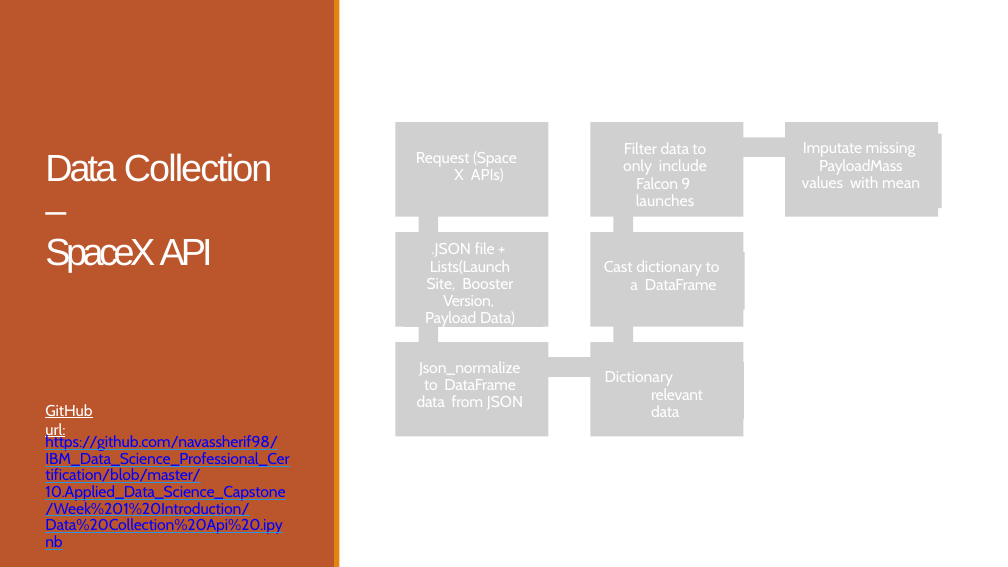
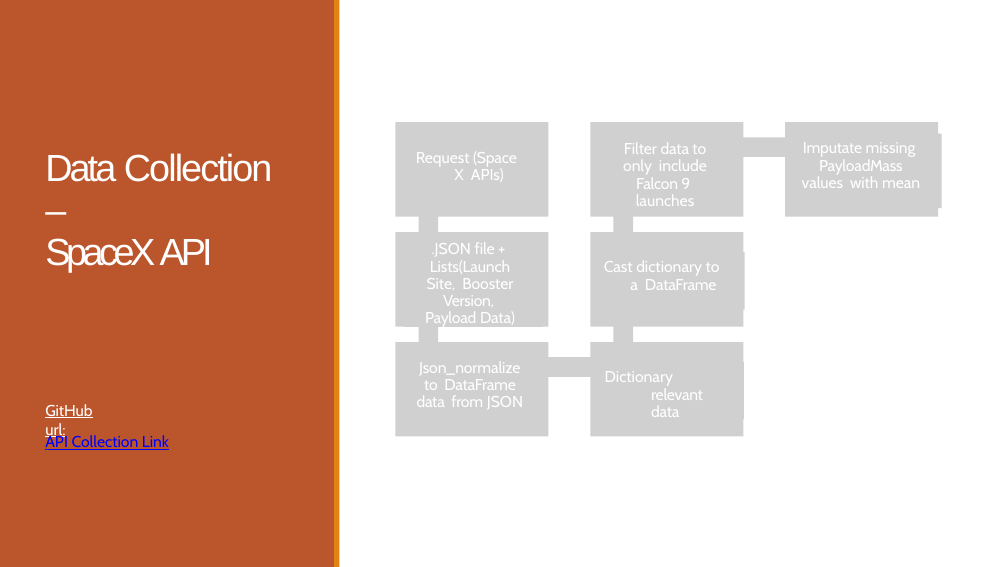
Before and after one commit to Ilhamshuu/Launch-Rocket-Prediction-IBMDataScience, a slide deck: slide 8 of Final_Project_PPT.pptx. Drawn at 1008x567 pixels with LibreOffice and Linux fonts; fonts in the diff are those of the drawing; grey boxes stand for pictures. Boxes give left, top, right and bottom in pixels: in the first picture for what was removed or moved away, otherwise in the second. Text is boxed around its words. In the diff, an @@ line names an element or a change of style, - is before the commit and + after.

```diff
--- a/Final_Project_PPT.pptx
+++ b/Final_Project_PPT.pptx
@@ text at bbox=[45, 433, 169, 450]: text changed @@
-https://github.com/navassherif98/IBM_Data_Science_Professional_Certification/blob/master/10.Applied_Data_Science_Capstone/Week%201%20Introduction/Data%20Collection%20Api%20.ipynb
+API Collection Link
```
Also in this commit, not shown: 8 other slides changed.
